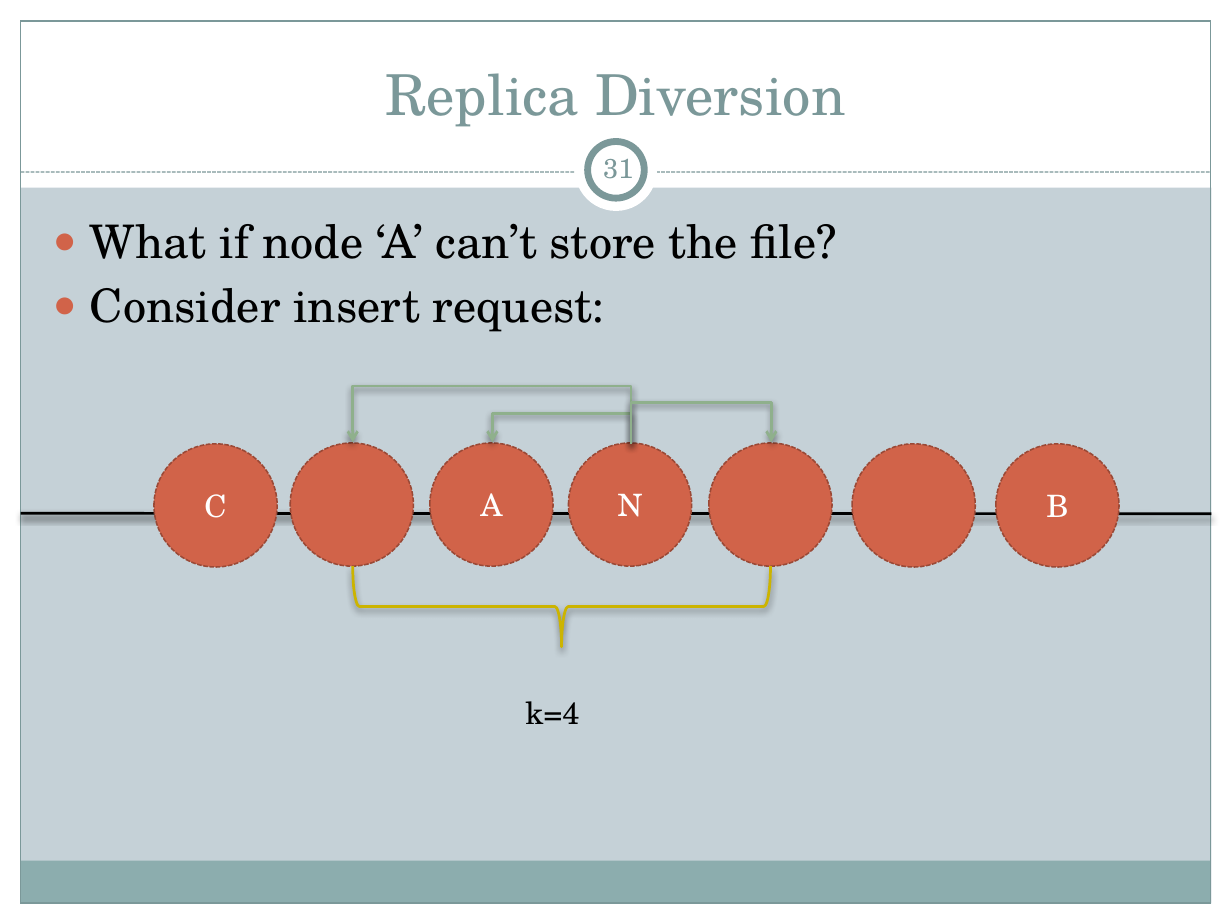
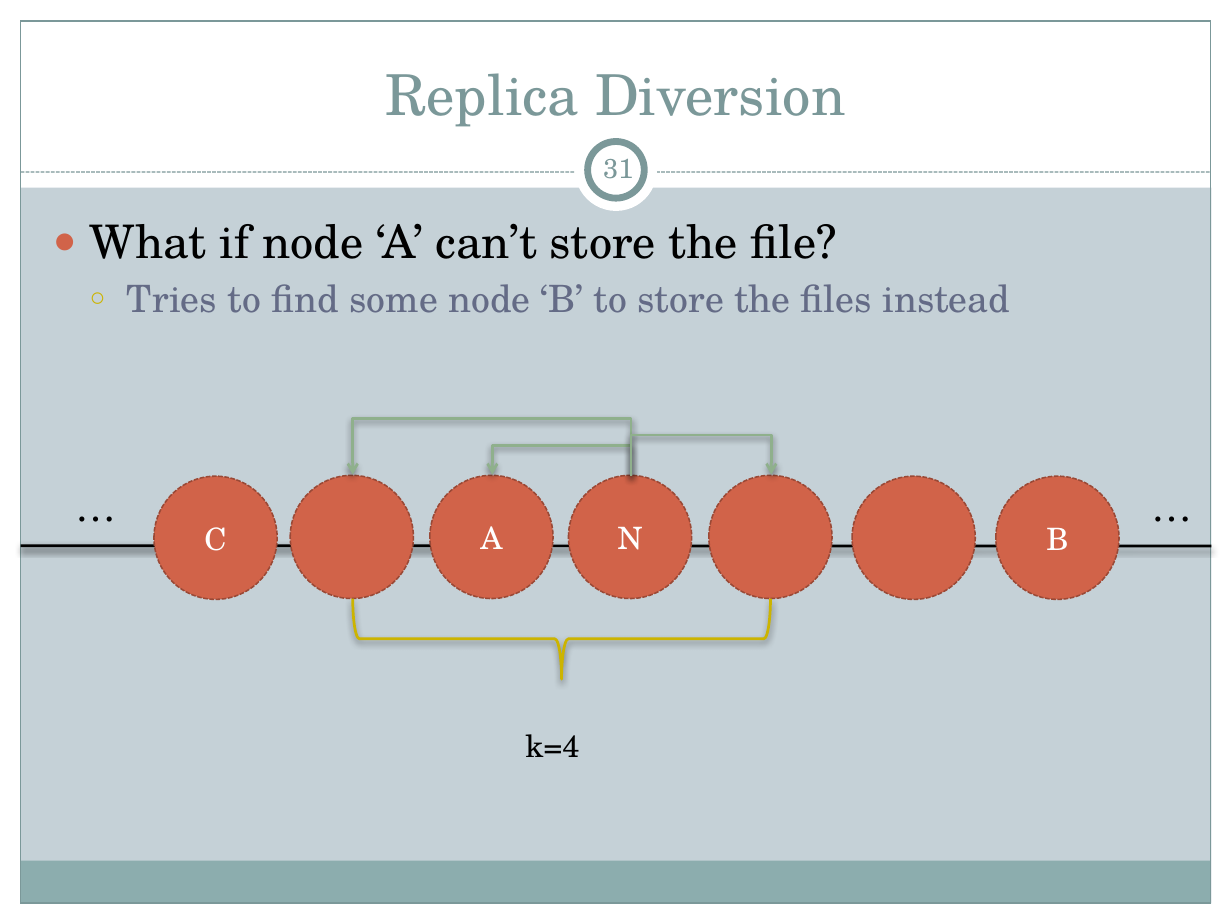
Before and after one commit to cs525-koala/documents, a slide deck: slide 31 of p2p/P2P Apps.pptx. Drawn at 1232x924 pixels with LibreOffice and Linux fonts; fonts in the diff are those of the drawing. Boxes give left, top, right and bottom in pixels: in the first picture for what was removed or moved away, otherwise in the second. Text is boxed around its words. In the diff, an @@ line names an element or a change of style, - is before the commit and + after.

Commit message:
presentation: finish replica diversion diagram walkthrough!! :D

```diff
--- a/p2p/P2P Apps.pptx
+++ b/p2p/P2P Apps.pptx
@@ text at <box>127,284,1010,313</box>: text changed; size 27 to 22 pt; text colour #000000 to #646B86 @@
-● Consider insert request:
+  ○ Tries to find some node ‘B’ to store the files instead
@@ 4 ellipses, 2 elbow arrows, 1 line, 1 left brace: place and size @@
-4 ellipses, 2 elbow arrows, 1 line, 1 left brace at <box>21,386,1211,647</box>
+4 ellipses, 2 elbow arrows, 1 line, 1 left brace at <box>21,418,1211,679</box>
@@ text added at <box>63,474,121,536</box>, 24 pt, text #000000 @@
+…
@@ 3 ellipses, 1 text, 1 elbow arrow: place and size @@
-3 ellipses, 1 text, 1 elbow arrow at <box>154,413,1119,724</box>
+3 ellipses, 1 text, 1 elbow arrow at <box>154,446,1119,757</box>
@@ text added at <box>1140,474,1198,536</box>, 24 pt, text #000000 @@
+…
```
Also in this commit, not shown: 2 other slides changed, 1 slide added.
